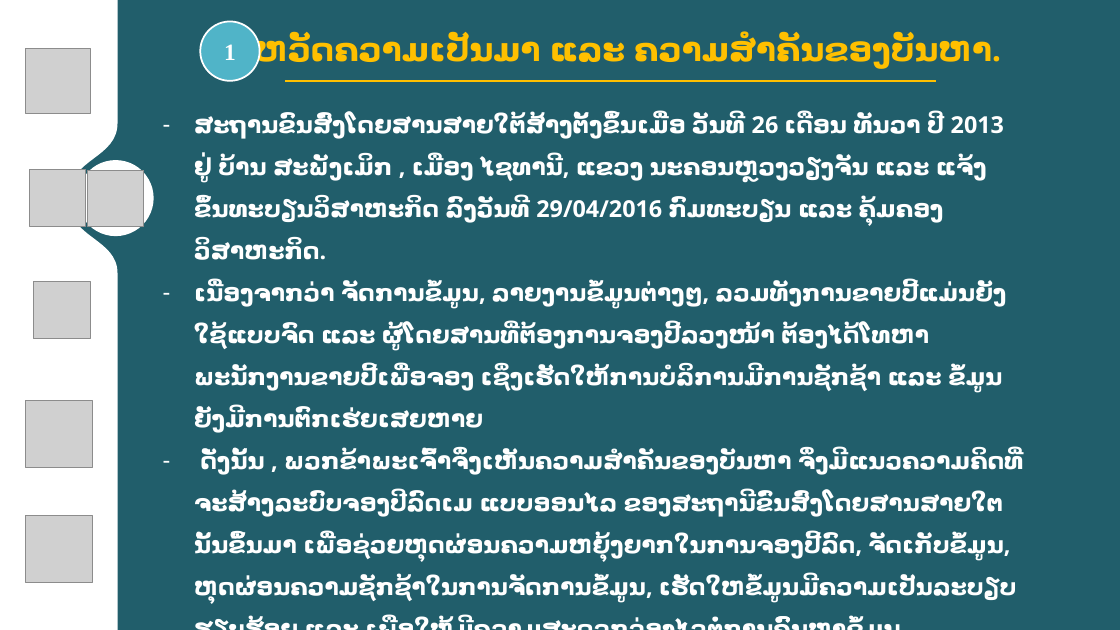
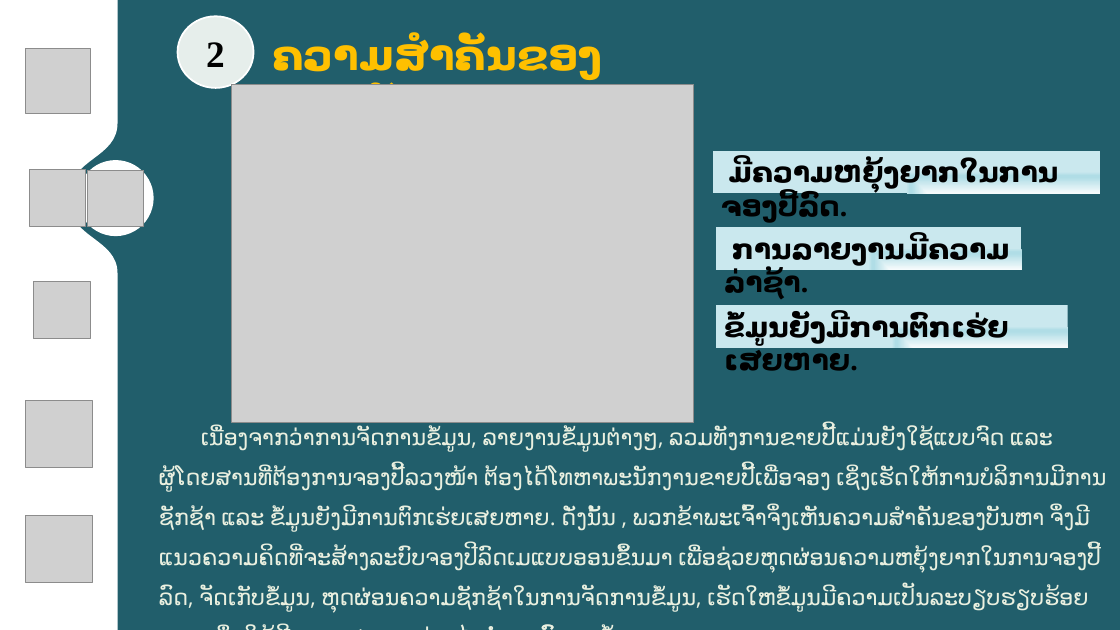
Before and after one commit to Phonekham/BusReservationDocs, a slide deck: slide 5 of Present Final.pptx (slide 3 before the commit). Drawn at 1120x630 pixels with LibreOffice and Linux fonts; fonts in the diff are those of the drawing; grey boxes stand for pictures; background and template pictures are left out. Boxes give left, top, right and bottom in pixels: in the first picture for what was removed or moved away, otherwise in the second. Text is boxed around its words. In the diff, an @@ line names an element or a change of style, - is before the commit and + after.

```diff
--- a/Present Final.pptx
+++ b/Present Final.pptx
@@ ellipse added at [177,16,254,87], fill #E6EEEB, outline #FFFFFF 1.5 pt, 32 pt, text #000000, bold @@
+2
@@ ellipse removed at [200,22,260,82] @@
-1
@@ text at [272,35,602,131]: text changed; size 28 to 36 pt @@
-ປະຫວັດຄວາມເປັນມາ ແລະ ຄວາມສຳຄັນຂອງບັນຫາ.
+ຄວາມສຳຄັນຂອງບັນຫາ.
@@ picture added at [231,84,694,422] @@
@@ line removed from (286, 81) to (937, 81) @@
@@ rectangle added at [712,150,1100,192], fill gradient #F6FBFC to #B0DDE6 to #CBE8EE, 24 pt, text #000000, bold @@
+ມີຄວາມຫຍຸ້ງຍາກໃນການຈອງປີ້ລົດ.
@@ rectangle added at [716,228,1022,270], fill gradient #F6FBFC to #B0DDE6 to #CBE8EE, 24 pt, text #000000, bold @@
+ການລາຍງານມີຄວາມລ່າຊ້າ.
@@ rectangle added at [716,305,1068,347], fill gradient #F6FBFC to #B0DDE6 to #CBE8EE, 24 pt, text #000000, bold @@
+ຂໍ້ມູນຍັງມີການຕົກເຮ່ຍເສຍຫາຍ.
@@ text at [159,427,1106,610]: text changed; size 20 to 19 pt; text colour #FFFFFF to #EAF0E0; bold off @@
-– ສະຖານຂົນສົ່ງໂດຍສານສາຍໃຕ້ສ້າງຕັ້ງຂຶ້ນເມື່ອ ວັນທີ 26 ເດືອນ ທັນວາ ປີ 2013 ຢູ່ ບ້ານ ສະພັງເມິກ , ເມືອງ ໄຊທານີ, ແຂວງ ນະຄອນຫຼວງວຽງຈັນ ແລະ ແຈ້ງຂຶ້ນທະບຽນວິສາຫະກິດ ລົງວັນທີ 29/04/2016 ກົມທະບຽນ ແລະ ຄຸ້ມຄອງວິສາຫະກິດ.
-– ເນື່ອງຈາກວ່າ ຈັດການຂໍ້ມູນ, ລາຍງານຂໍ້ມູນຕ່າງໆ, ລວມທັງການຂາຍປີ້ແມ່ນຍັງໃຊ້ແບບຈົດ ແລະ ຜູ້ໂດຍສານທີ່ຕ້ອງການຈອງປີ້ລວງໜ້າ ຕ້ອງໄດ້ໂທຫາພະນັກງານຂາຍປີ້ເພື່ອຈອງ ເຊິ່ງເຮັດໃຫ້ການບໍລິການມີການຊັກຊ້າ ແລະ ຂໍ້ມູນຍັງມີການຕົກເຮ່ຍເສຍຫາຍ
-– ດັ່ງນັ້ນ , ພວກຂ້າພະເຈົ້າຈຶ່ງເຫັນຄວາມສໍາຄັນຂອງບັນຫາ ຈຶ່ງມີແນວຄວາມຄິດທີ່ຈະສ້າງລະບົບຈອງປີລົດເມ ແບບອອນໄລ ຂອງສະຖານີຂົ່ນສົ່ງໂດຍສານສາຍໃຕນັ້ນຂຶ້ນມາ ເພື່ອຊ່ວຍຫຸດຜ່ອນຄວາມຫຍຸ້ງຍາກໃນການຈອງປີ້ລົດ, ຈັດເກັບຂໍ້ມູນ, ຫຸດຜ່ອນຄວາມຊັກຊ້າໃນການຈັດການຂໍ້ມູນ, ເຮັດໃຫຂໍ້ມູນມີຄວາມເປັນລະບຽບຮຽບຮ້ອຍ ແລະ ເພືອໃຫ້ມີຄວາມສະດວກວ່ອງໄວຕໍ່ການຄົົນຫາຂໍ້ມູນ.
+ເນື່ອງຈາກວ່າການຈັດການຂໍ້ມູນ, ລາຍງານຂໍ້ມູນຕ່າງໆ, ລວມທັງການຂາຍປີ້ແມ່ນຍັງໃຊ້ແບບຈົດ ແລະ ຜູ້ໂດຍສານທີ່ຕ້ອງການຈອງປີ້ລວງໜ້າ ຕ້ອງໄດ້ໂທຫາພະນັກງານຂາຍປີ້ເພື່ອຈອງ ເຊິ່ງເຮັດໃຫ້ການບໍລິການມີການຊັກຊ້າ ແລະ ຂໍ້ມູນຍັງມີການຕົກເຮ່ຍເສຍຫາຍ. ດັ່ງນັ້ນ , ພວກຂ້າພະເຈົ້າຈຶ່ງເຫັນຄວາມສໍາຄັນຂອງບັນຫາ ຈຶ່ງມີແນວຄວາມຄິດທີ່ຈະສ້າງລະບົບຈອງປີລົດເມແບບອອນຂຶ້ນມາ ເພື່ອຊ່ວຍຫຸດຜ່ອນຄວາມຫຍຸ້ງຍາກໃນການຈອງປີ້ລົດ, ຈັດເກັບຂໍ້ມູນ, ຫຸດຜ່ອນຄວາມຊັກຊ້າໃນການຈັດການຂໍ້ມູນ, ເຮັດໃຫຂໍ້ມູນມີຄວາມເປັນລະບຽບຮຽບຮ້ອຍ ແລະ ເພື່ອໃຫ້ມີຄວາມສະດວກວ່ອງໄວຕໍ່ການຄົົນຫາຂໍ້ມູນ.
```
Also in this commit, not shown: 20 other slides changed, 6 slides added, 1 other file.
